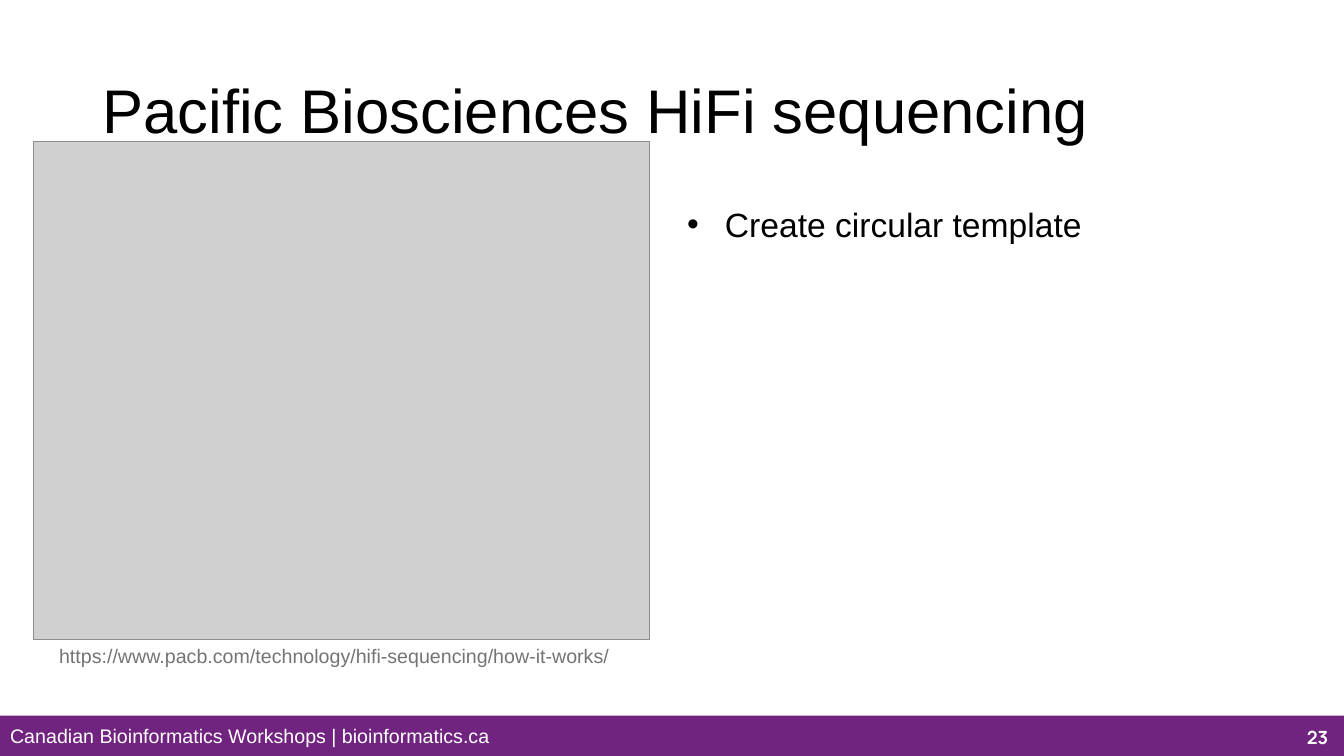
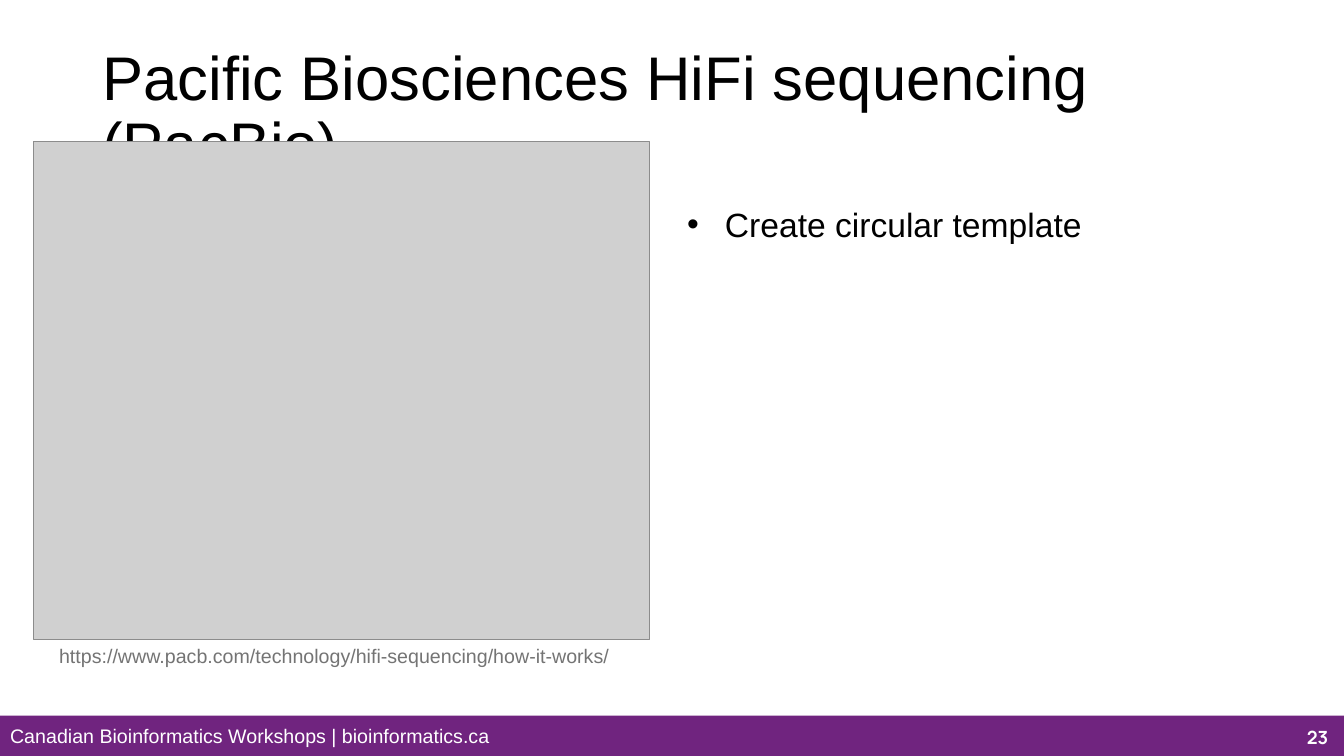
Before and after one commit to bioinformaticsdotca/HTG_Van-2611, a slide deck: slide 23 of content-files/Module_1a_HTG_Van-2611.pptx. Drawn at 1344x756 pixels with LibreOffice and Linux fonts; fonts in the diff are those of the drawing; grey boxes stand for pictures; background and template pictures are left out. Boxes give left, top, right and bottom in pixels: in the first picture for what was removed or moved away, otherwise in the second. Text is boxed around its words. In the diff, an @@ line names an element or a change of style, - is before the commit and + after.

```diff
--- a/content-files/Module_1a_HTG_Van-2611.pptx
+++ b/content-files/Module_1a_HTG_Van-2611.pptx
@@ title at <box>102,55,1088,142</box>: text changed @@
-Pacific Biosciences HiFi sequencing
+Pacific Biosciences HiFi sequencing (PacBio)
```
Also in this commit, not shown: 6 other slides changed, 3 slides added, 29 other files.
